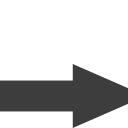
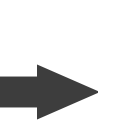
Revision of a layered w=128, h=128 image; what changed, layer by layer:
removed layer "Shape 2" over <box>0,64,128,128</box>
added layer "Layer 1" above "Background" over <box>0,64,98,120</box>
